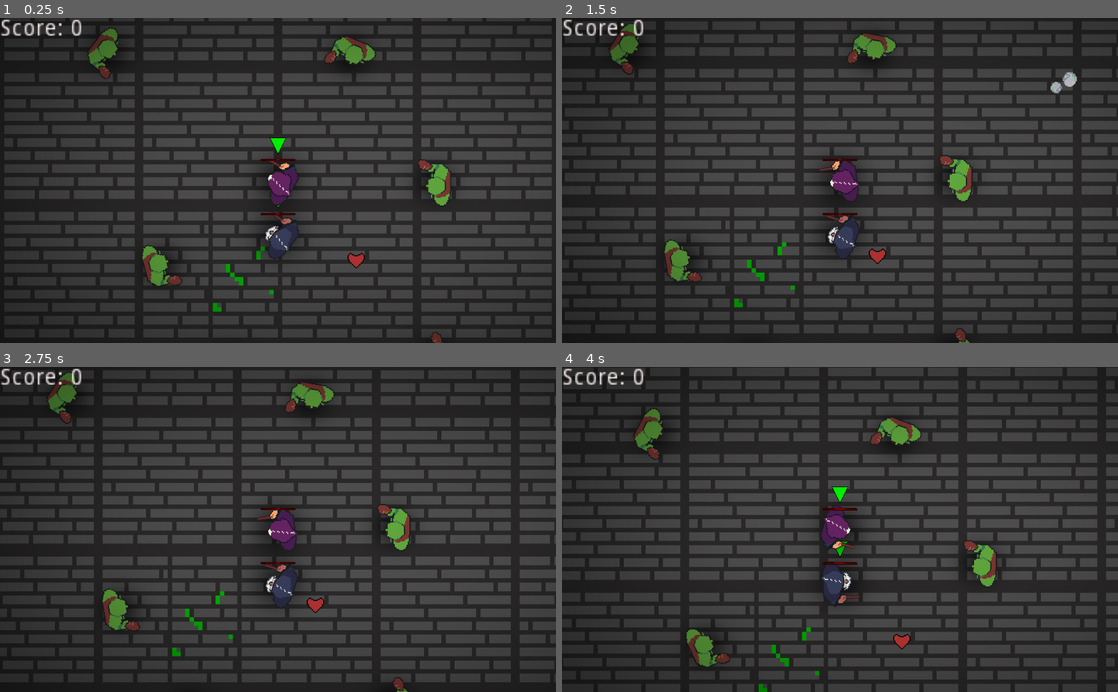
Above: before the commit, frames 1-4 (two rows, left to right).
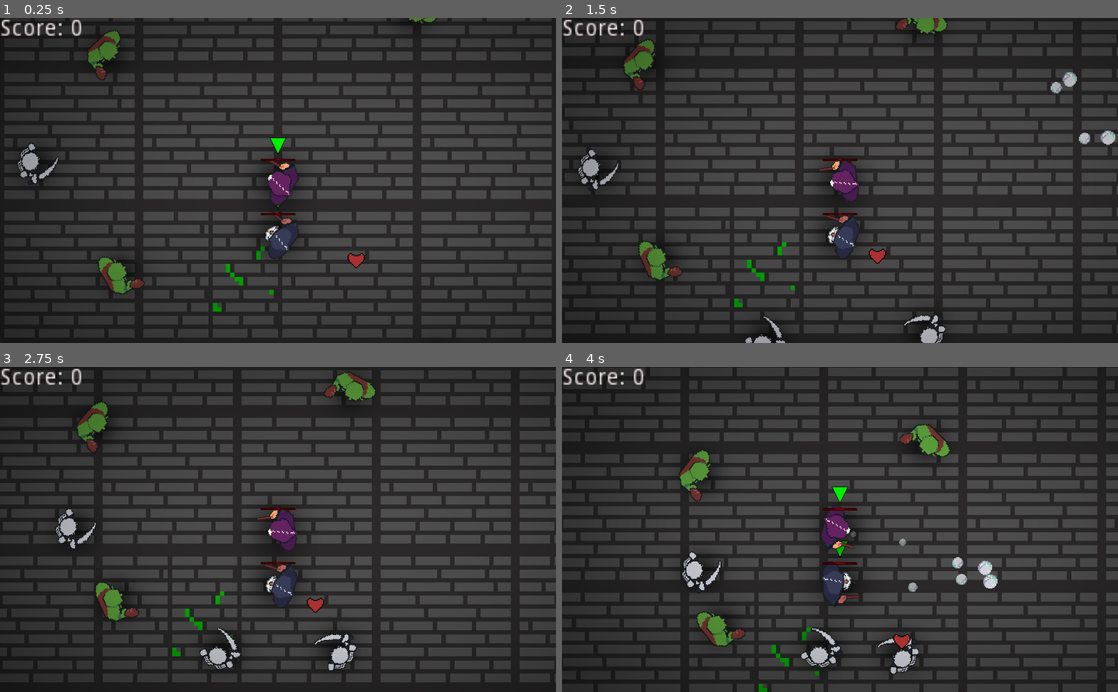
Above: after the commit, the same moments.

Repository: SuperBrainBro/SecondThoughts
Game: Godot game, scene res://Main/Main.tscn
Same seed, same stepped clock (60 frames per second), same inputs: the game is played once before the commit and once after it. The engine's default icon, where the game draws it, is replaced by a stand-in: a white triangle on a blue panel in a dark square.
Inputs (mouse positions are in pixels of both pictures, inside the frame that each line leads up to):
- Up to frame 1 (0.25 s): no input
- Up to frame 2 (1.5 s): move the mouse to (962, 164) at 0.52 s; hold D (move_right) 0.53-1.28 s; click (962, 164) at 0.6 s; move the mouse to (728, 196) at 1.27 s; hold S (move_down) from 1.28 s (still down); tap Tab (change_player) at 1.35 s
- Up to frame 3 (2.75 s): move the mouse to (333, 458) at 2.02 s; release S (move_down) at 2.03 s; hold D (move_right) from 2.03 s (still down); click (333, 458) at 2.1 s
- Up to frame 4 (4 s): move the mouse to (812, 594) at 2.77 s; release D (move_right) at 2.78 s; hold W (move_up) 2.78-3.53 s; tap Tab (change_player) at 2.85 s; move the mouse to (1006, 578) at 3.52 s; hold A (move_left) from 3.53 s (still down); click (1006, 578) at 3.6 s

The runs differ from the first frame. In frame 1, 2.8% of the frame differs, in the area x 3-82%, y 0-100%; in frame 2, 4.2%; in frame 3, 4.2%; in frame 4, 4.9%, in the area x 12-79%, y 12-95%.
Error in both runs: Trying to assign value of type 'Node2D' to a variable of type 'Camera2D'. (res://Main/Main.gd:11)

Commit message:
fixed enemy spawning at start

Diff:
--- a/WGJ136/Main/Main.gd
+++ b/WGJ136/Main/Main.gd
@@ -33,6 +33,7 @@
 	player1.intendedFireMode = false
 	player2.intendedFireMode = true
 
+	$CanvasLayer/Control/GameOverScreen.hide()
 	$SpawnTimer.connect("timeout", self, "_on_SpawnTimer_timeout")
 	$ScoreTimer.connect("timeout", self, "_on_ScoreTimer_timeout")
 
--- a/WGJ136/Main/Main.tscn
+++ b/WGJ136/Main/Main.tscn
@@ -1,14 +1,15 @@
-[gd_scene load_steps=12 format=2]
+[gd_scene load_steps=13 format=2]
 
 [ext_resource path="res://Player/Player2.tscn" type="PackedScene" id=1]
 [ext_resource path="res://Main/Main.gd" type="Script" id=2]
 [ext_resource path="res://Player/Player1.tscn" type="PackedScene" id=3]
-[ext_resource path="res://Enemy/Enemy.tscn" type="PackedScene" id=4]
+[ext_resource path="res://Enemy/Ogre.tscn" type="PackedScene" id=4]
 [ext_resource path="res://Heart/Heart/Heart.tscn" type="PackedScene" id=5]
 [ext_resource path="res://Main/Camera2D.gd" type="Script" id=6]
 [ext_resource path="res://Main/Tileset.png" type="Texture" id=7]
 [ext_resource path="res://Shader/black-vignette-png-2.png" type="Texture" id=8]
 [ext_resource path="res://Objects/Torch.tscn" type="PackedScene" id=9]
+[ext_resource path="res://Enemy/Skeleton.tscn" type="PackedScene" id=10]
 
 [sub_resource type="TileSet" id=1]
 0/name = "Tileset.png 0"
@@ -139,23 +140,23 @@
 
 [node name="EnemyHolder" type="Node" parent="World"]
 
-[node name="Enemy" parent="World/EnemyHolder" instance=ExtResource( 4 )]
-position = Vector2( 287.771, -45.2138 )
-
-[node name="Enemy1" parent="World/EnemyHolder" instance=ExtResource( 4 )]
-position = Vector2( -215.724, 107.329 )
-
-[node name="Enemy2" parent="World/EnemyHolder" instance=ExtResource( 4 )]
-position = Vector2( -313.807, -286.852 )
-
-[node name="Enemy3" parent="World/EnemyHolder" instance=ExtResource( 4 )]
-position = Vector2( 285.793, 279.437 )
-
-[node name="Enemy4" parent="World/EnemyHolder" instance=ExtResource( 4 )]
-position = Vector2( 134.043, -281.3 )
-
-[node name="Enemy5" parent="World/EnemyHolder" instance=ExtResource( 4 )]
-position = Vector2( -84.3302, 292.391 )
+[node name="Ogre" parent="World/EnemyHolder" instance=ExtResource( 4 )]
+position = Vector2( -319.453, -289.234 )
+
+[node name="Ogre2" parent="World/EnemyHolder" instance=ExtResource( 4 )]
+position = Vector2( 252.54, -366.939 )
+
+[node name="Ogre3" parent="World/EnemyHolder" instance=ExtResource( 4 )]
+position = Vector2( -297.868, 125.191 )
+
+[node name="Skeleton" parent="World/EnemyHolder" instance=ExtResource( 10 )]
+position = Vector2( -459.753, -82.0217 )
+
+[node name="Skeleton2" parent="World/EnemyHolder" instance=ExtResource( 10 )]
+position = Vector2( 300.027, 295.71 )
+
+[node name="Skeleton3" parent="World/EnemyHolder" instance=ExtResource( 10 )]
+position = Vector2( -84.1801, 336.721 )
 
 [node name="PlayerHolder" type="Node" parent="World"]
 
@@ -214,7 +215,7 @@
 [node name="GameOverScreen" type="ColorRect" parent="CanvasLayer/Control"]
 visible = false
 margin_left = 1.58667
-margin_right = 1029.59
+margin_right = 1024.0
 margin_bottom = 600.0
 color = Color( 1, 0, 0, 1 )
 __meta__ = {
Not shown, added: WGJ136/.mono/metadata/ide_server_meta.txt
